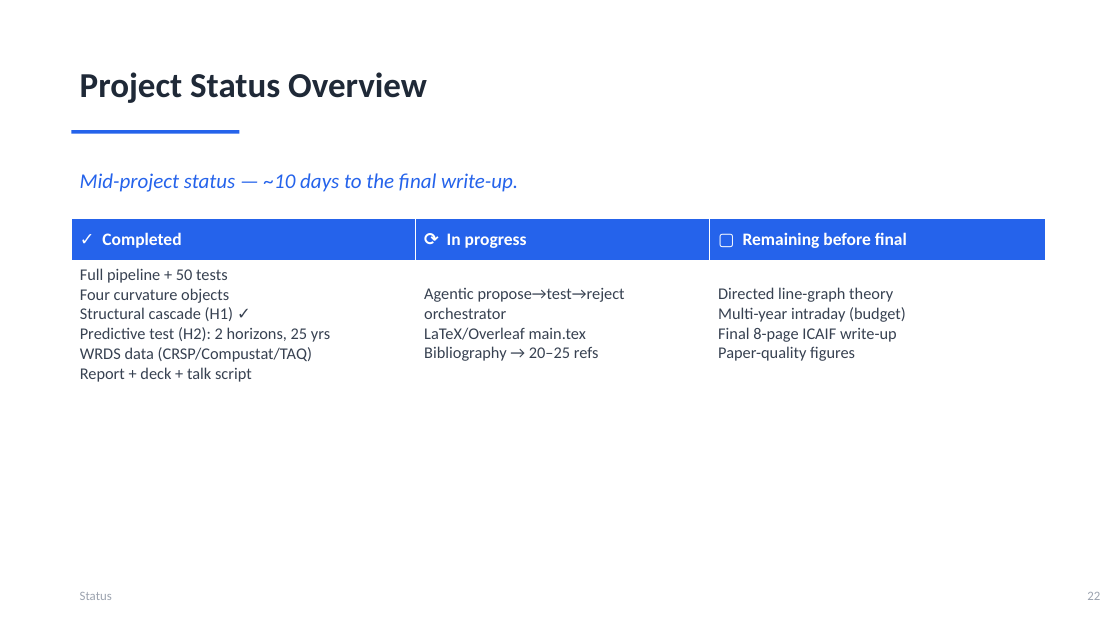
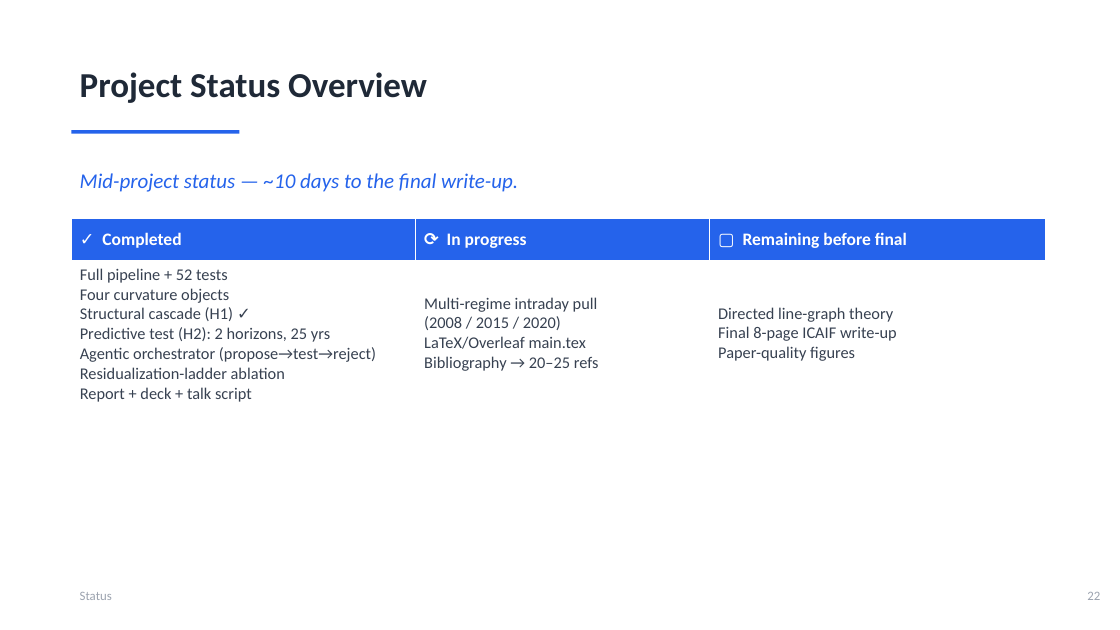
Before and after one commit to ivan-sit/Curvature-Lead-Lag-Model, a slide deck: slide 23 of slides/Ricci_Curvature_LeadLag.pptx. Drawn at 1120x630 pixels with LibreOffice and Linux fonts; fonts in the diff are those of the drawing. Boxes give left, top, right and bottom in pixels: in the first picture for what was removed or moved away, otherwise in the second. Text is boxed around its words. In the diff, an @@ line names an element or a change of style, - is before the commit and + after.

```diff
--- a/slides/Ricci_Curvature_LeadLag.pptx
+++ b/slides/Ricci_Curvature_LeadLag.pptx
@@ table at <box>71,218,1046,406</box> @@
-row 2: Full pipeline + 50 tests / Four curvature objects / Structural cascade (H1) ✓ / Predictive test (H2): 2 horizons, 25 yrs / WRDS data (CRSP/Compustat/TAQ) / Report + deck + talk script | Agentic propose→test→reject / orchestrator / LaTeX/Overleaf main.tex / Bibliography → 20–25 refs | Directed line-graph theory / Multi-year intraday (budget) / Final 8-page ICAIF write-up / Paper-quality figures
+row 2: Full pipeline + 52 tests / Four curvature objects / Structural cascade (H1) ✓ / Predictive test (H2): 2 horizons, 25 yrs / Agentic orchestrator (propose→test→reject) / Residualization-ladder ablation / Report + deck + talk script | Multi-regime intraday pull / (2008 / 2015 / 2020) / LaTeX/Overleaf main.tex / Bibliography → 20–25 refs | Directed line-graph theory / Final 8-page ICAIF write-up / Paper-quality figures
```
Also in this commit, not shown: 1 other slide changed, 6 other files.
